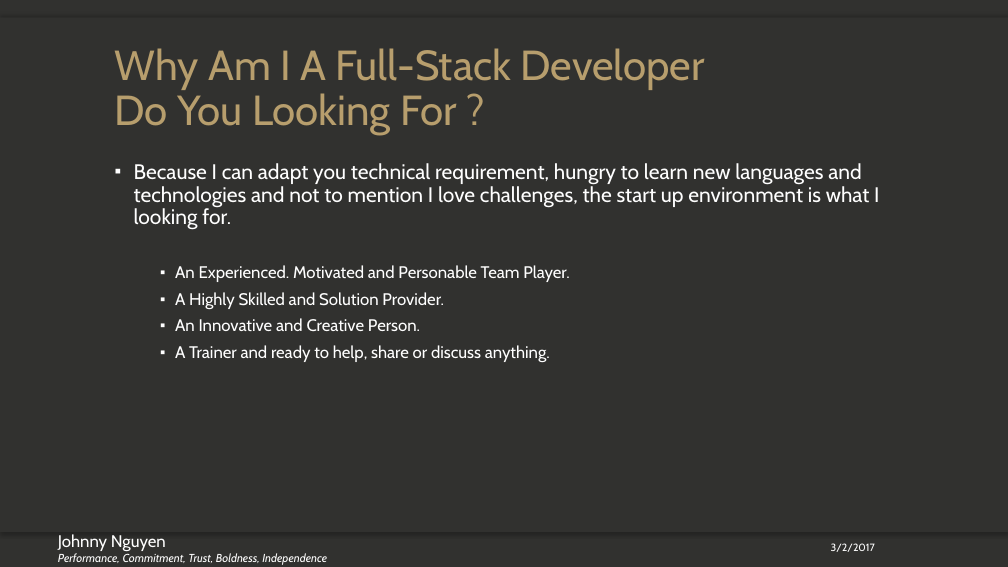
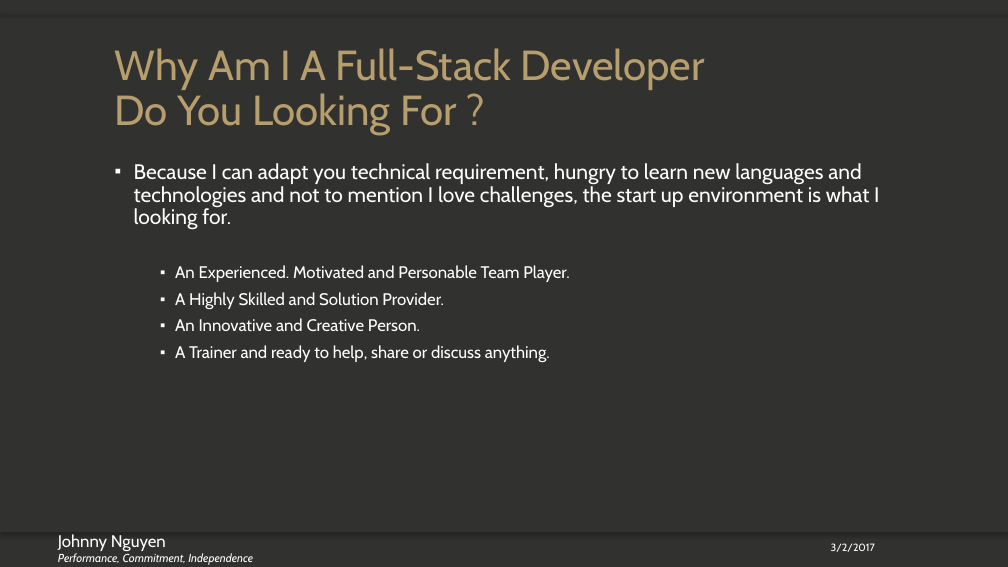
Before and after one commit to johnnynguyen2104/Algorithm_MindMap, a slide deck: slide 7 of Why Hire Me.pptx (slide 8 before the commit). Drawn at 1008x567 pixels with LibreOffice and Linux fonts; fonts in the diff are those of the drawing; background and template pictures are left out. Boxes give left, top, right and bottom in pixels: in the first picture for what was removed or moved away, otherwise in the second. Text is boxed around its words. In the diff, an @@ line names an element or a change of style, - is before the commit and + after.

```diff
--- a/Why Hire Me.pptx
+++ b/Why Hire Me.pptx
@@ text at (58, 553, 253, 565): text changed @@
-Performance, Commitment, Trust, Boldness, Independence
+Performance, Commitment, Independence
```
Also in this commit, not shown: 6 other slides changed, 1 slide removed, 37 other files.
